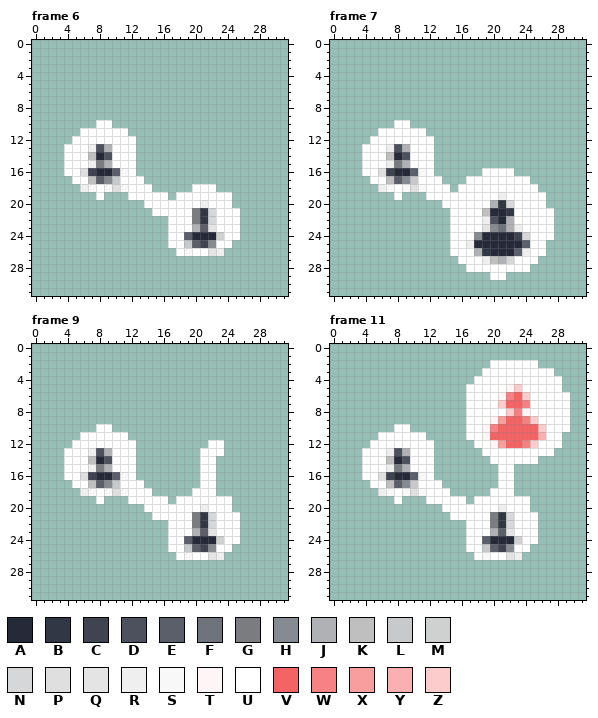
One commit to this animated GIF sprite: src/client/gui/ui/resources/logo_gif.gif. Above, as it was before the edit.
The file is 32x32 pixels, 12 frames. Colours within 5 levels of each other are drawn and written as one. Shown: frame 6, frame 7, frame 9, frame 11. The commit also changed other frames, which this record leaves out.
Palette (. is transparent): A #242a38  B #313744  C #3f4450  D #4c515d  E #5b5f6a  F #6f737c  G #7b7c7f  H #868a91  J #b0b1b4  K #bfbfc0  L #c8c9cb  M #cfd0d0  N #d6d7d9  P #dfdfdf  Q #e4e4e5  R #efefef  S #f8f8f9  T #fef6f6  U #ffffff  V #f56465  W #f78283  X #f99e9e  Y #fab0b1  Z #fccbcc
Pixels before, frame 6, first column x 4:
10 ....UU................
11 ..UUUUUU..............
12 .UUUUUUUU.............
13 UUURDJUUU.............
14 UUUKADUUU.............
15 UUURGJUUU.............
16 UUPCAAESU.............
17 .UUKEHLUUU............
18 ..RSUSPSUUU.....UUU...
19 ....U...UUUUU.UUUUUUU.
20 ..........UUUUUUURUUU.
21 ...........UUUUUGBNUUU
22 .............UUUGBNUUU
23 .............UUUJEQUUU
24 .............UUEAAAMUU
25 .............UULECHUU.
26 ..............USUUQR..
Pixels before, frame 7, first column x 4:
10 ....UU..................
11 ..UUUUUU................
12 .UUUUUUUU...............
13 UUURDJUUU...............
14 UUUKADUUU...............
15 UUURGJUUU...............
16 UUPCAAESU......UUUU.....
17 .UUKEHLUUU...UUUUUUUU...
18 ..RSUSPSUUU.UUUUUUUUUU..
19 ....U...UUUUUUUUURUUUUU.
20 ..........UUUUUUJBNUUUU.
21 ...........UUUUKAABUUUUU
22 ...........UUUURDAJUUUUU
23 ...........UUUUQHFJRUUUU
24 ...........UUUHAAAACNUUU
25 ...........UURAAAAAAEUU.
26 ...........UUUJBAAAERUU.
27 ............UUURKJNUUU..
28 .............UUUUUUUU...
29 ................UU......
Pixels before, frame 9, first column x 4:
10 ....UU................
11 ..UUUUUU..............
12 .UUUUUUUU.........UU..
13 UUURDJUUU........UUU..
14 UUUKADUUU........UU...
15 UUURGJUUU........UU...
16 UUPCAAESU........UU...
17 .UUKEHLUUU.......UU...
18 ..RSUSPSUUU.....UUU...
19 ....U...UUUUU.UUUUUUU.
20 ..........UUUUUUURUUU.
21 ...........UUUUUGBNUUU
22 .............UUUGBNUUU
23 .............UUUJEQUUU
24 .............UUEAAAMUU
25 .............UULECHUU.
26 ..............USUUQR..
Pixels before, frame 11, first column x 4:
 2 ................UUUUUU....
 3 ...............UUUUUUUUU..
 4 ..............UUUUUUUUUUU.
 5 .............UUUUUTZUUUUU.
 6 .............UUUUTWVZUUUUU
 7 .............UUUUZVVWUUUUU
 8 .............UUUUUZWTUUUUU
 9 .............UUUTXVVWZUUUU
10 ....UU.......UUTWVVVVVZUUU
11 ..UUUUUU.....UUTVVVVVVYUU.
12 .UUUUUUUU.....UUTXVVWZUUU.
13 UUURDJUUU......UUUUUUUUU..
14 UUUKADUUU.......UUUUUU....
15 UUURGJUUU........UU.......
16 UUPCAAESU........UU.......
17 .UUKEHLUUU.......UU.......
18 ..RSUSPSUUU.....UUU.......
19 ....U...UUUUU.UUUUUUU.....
20 ..........UUUUUUURUUU.....
21 ...........UUUUUGBNUUU....
22 .............UUUGBNUUU....
23 .............UUUJEQUUU....
24 .............UUEAAAMUU....
25 .............UULECHUU.....
26 ..............USUUQR......
And afterwards:
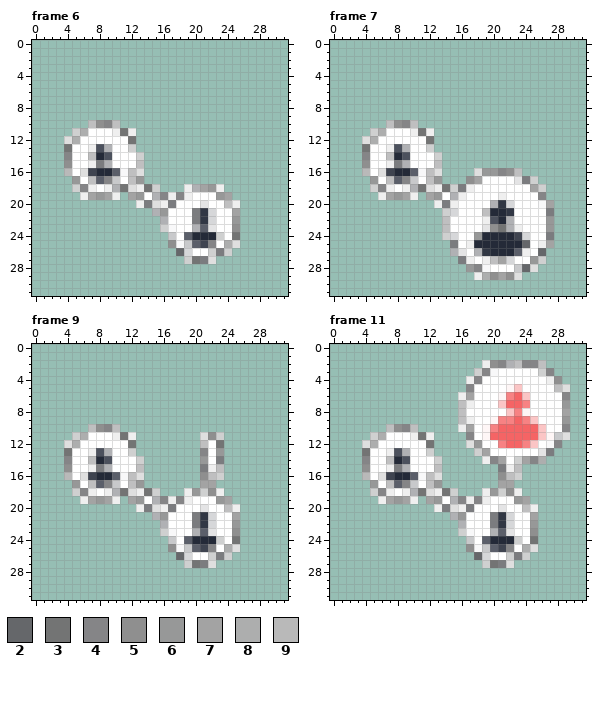
Colours new in this view: 2 #65676a  3 #737474  4 #858587  5 #8f8f8f  6 #979898  7 #a3a3a3  8 #adaeae  9 #b9b9b9
Edits made:
colour Z: #fccbcc -> #fbc5c5
Changed rows in their new state; - is a pixel that keeps its letter.
Frame 6:
first column x 4:
10 ---K54K---------------
11 -M8---R3R-------------
12 P8------3-------------
13 3-------M-------------
14 4--------M------------
15 5--------K------------
16 9-------KP------------
17 -6---4--K6------------
18 -M4R-RJ3PR3M---RJ76R--
19 --R767R-76-J4R4R---67-
20 ---------RGPRG---Q--KR
21 -----------J6--------7
22 ------------J--------6
23 ------------MS-------5
24 -------------L-------3
25 -------------5S---4-8P
26 --------------2N--MGM-
27 ---------------M3GP---
Frame 7:
first column x 4:
10 ---K54K-----------------
11 -M8---R3R---------------
12 P8------3---------------
13 3-------M---------------
14 4--------M--------------
15 5--------K--------------
16 9-------KP----P6645K----
17 -6---4--K6---57----QGM--
18 -M4R-RJ3PR3MGR-------7M-
19 --R767R-76-JR---------4-
20 ---------RGR----------S7
21 ----------MN-----------G
22 ----------K------------6
23 ----------K-----53-----6
24 ----------MN--6--------G
25 -----------G--------2-R7
26 -----------JQ---------2-
27 ------------GR---7---6M-
28 -------------64S---L2P--
29 --------------R8575P----
Frame 9:
first column x 4:
10 ---K54K---------------
11 -M8---R3R--------P5M--
12 P8------3--------K-3--
13 3-------M--------4-6--
14 4--------M-------6-G--
15 5--------K-------GRK--
16 9-------KP-------5KM--
17 -6---4--K6-------77---
18 -M4R-RJ3PR3M---R6M5R--
19 --R767R-76-J4R4R---67-
20 ---------RGPRG---Q--KR
21 -----------J6--------7
22 ------------J--------6
23 ------------MS-------5
24 -------------L-------3
25 -------------5S---4-8P
26 --------------2N--MGM-
27 ---------------M3GP---
Frame 11:
first column x 4:
 2 ---------------R54JK44K---
 3 --------------M4S-----M4--
 4 -------------R4--------R5-
 5 -------------4----------KP
 6 ------------R7-----------4
 7 ------------KR-----------6
 8 ------------K------------7
 9 ------------KR---WW------6
10 ---K54K-----R7-----------4
11 -M8---R3R----4--------ZTLP
12 P8------3----P6-UW-----S4-
13 3-------M-----M7------QG--
14 4--------M-----R47-M748---
15 5--------K-------GRK------
16 9-------KP-------5KM------
17 -6---4--K6-------77-------
18 -M4R-RJ3PR3M---R6M5R------
19 --R767R-76-J4R4R---67-----
20 ---------RGPRG---Q--KR----
21 -----------J6--------7----
22 ------------J--------6----
23 ------------MS-------5----
24 -------------L-------3----
25 -------------5S---4-8P----
26 --------------2N--MGM-----
27 ---------------M3GP-------
Changed places in both pictures, as pixel boxes (x1, y1, x2, y2):
changed: (64, 120, 240, 264)
changed: (362, 120, 554, 280)
changed: (64, 424, 240, 568)
changed: (362, 360, 570, 568)
